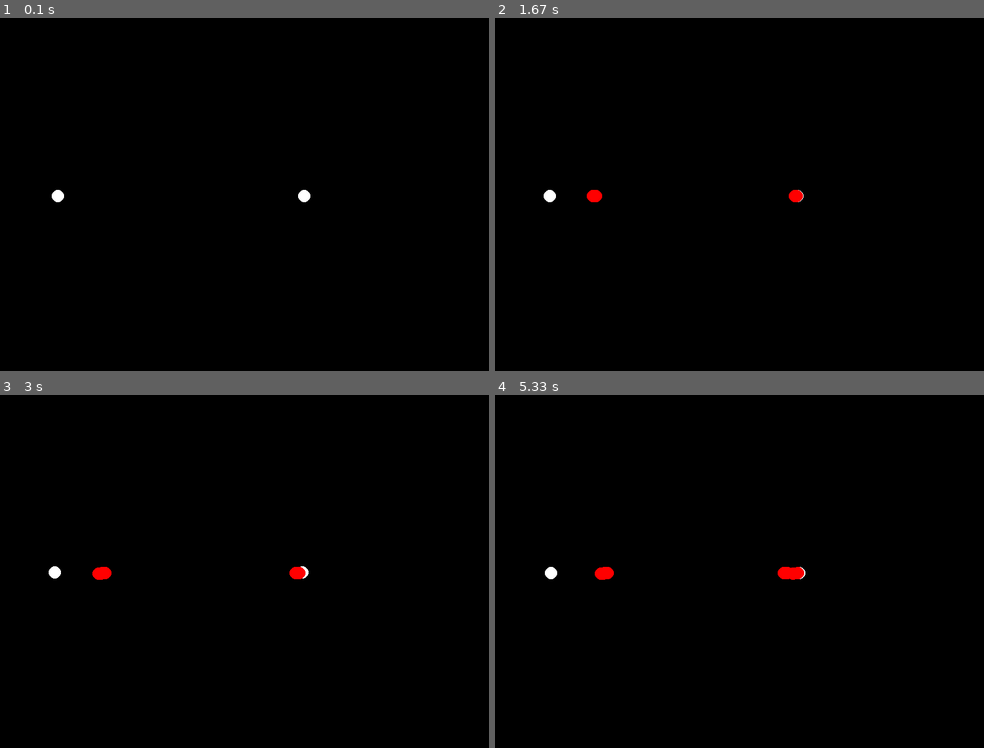
Above: before the commit, frames 1-4 (two rows, left to right).
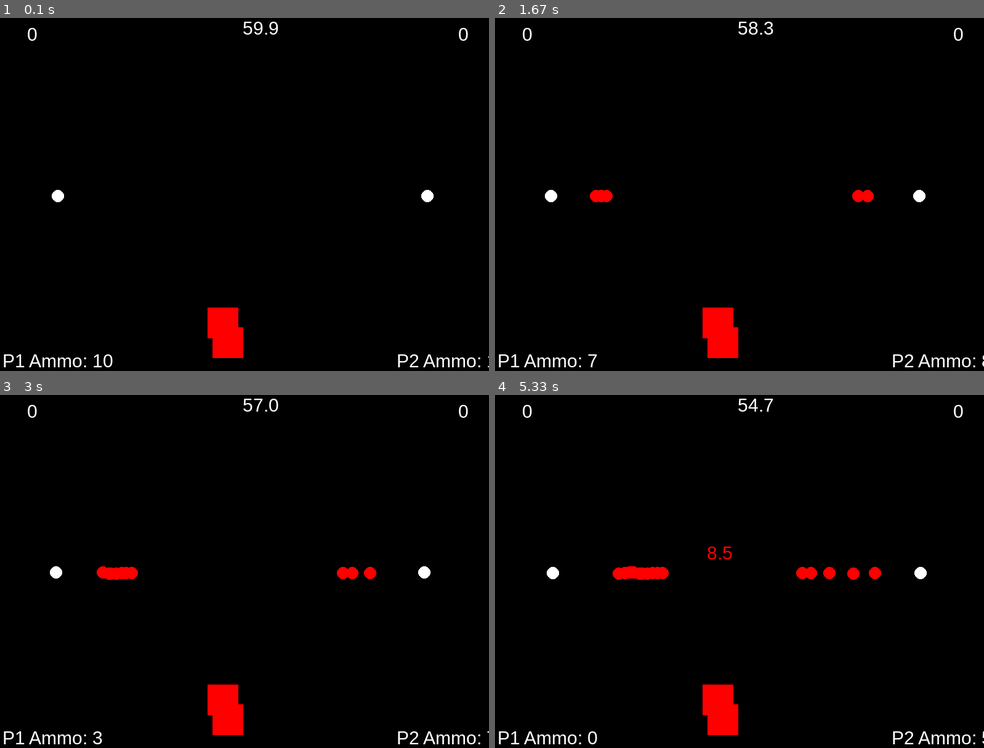
Above: after the commit, the same moments.

Repository: Nicuribeg/CGT115-Repo
Game: pygame game, started from Gunfight/main.py
The game is run twice, just before and just after one commit, with the same random seed, the same clock (stepped at 60 frames per second) and the same inputs.
Inputs:
- Up to frame 1 (0.1 s): no input
- Up to frame 2 (1.67 s): hold Right Shift 0.33-0.87 s; hold Left 0.33-0.87 s; hold Left 0.9-1.43 s; hold A 0.9-1.43 s; tap Shift at 0.97, 1.27, 1.53 s; tap Right Shift at 1.05 s; hold Down from 1.47 s (still down); hold S from 1.47 s (still down)
- Up to frame 3 (3 s): release Down at 1.77 s; release S at 1.77 s; hold Left 1.8-2.2 s; hold A 1.8-2.2 s; tap Shift at 1.87, 2.17, 2.3, 2.7 s; hold Up 2.23-2.6 s; hold W 2.23-2.6 s; tap Right Shift at 2.38 s; hold Right from 2.63 s (still down); hold D from 2.63 s (still down)
- Up to frame 4 (5.33 s): tap Shift at 3, 3.37, 3.77, 4.07, 4.27, 4.57, 4.77, 5.1 s; release Right at 3.27 s; release D at 3.27 s; hold Down 3.3-3.67 s; hold S 3.3-3.67 s; hold Left 3.7-4.17 s; hold A 3.7-4.17 s; tap Right Shift at 3.85, 5.18 s; hold Right 4.2-4.67 s; hold D 4.2-4.67 s; hold Up 4.7-5 s; hold W 4.7-5 s; hold Right from 5.03 s (still down); hold D from 5.03 s (still down)

The runs differ from the first frame. In frame 1, 1.8% of the frame differs, in the area x 0-100%, y 1-99%; in frame 2, 2.0%; in frame 3, 2.2%; in frame 4, 2.7%.

Commit message:
Finished Gameplay Code

Diff:
--- a/Gunfight/main.py
+++ b/Gunfight/main.py
@@ -2,29 +2,65 @@
 import time
 import pygame
 import random
-import threading
-
-#Python yells at me if I don't put anything in the functions so this is a placeholder if needed
-TestDud = "REPLACE ME"
+
 
 #constants and globals
-score1=0
-score2=0
+score_1=0
+score_2=0
 playermove = 0.075
 done = False
+game_timer_duration = 60
+start_position_p1 = (100,300)
+start_position_p2 = (700,300)
+
+
+timer_active = False
+timer_end_time = 0
+timer_started = False
+timer_has_run = False
+
+round_reset_pending = False
+reset_delay = 0
+reset_timer_start = 0
+
+game_duration = 60
+game_timer_start = 0
+game_timer_active = False
+game_over = False
+winner_message = ""
 
 #timers
-def gametimer(seconds):
-    TestDud
+def roundtimer():
+    global timer_active
+    global timer_start_time
+    global timer_started
+    global round_reset_pending
+    global reset_timer_start
+
+    if timer_started and timer_active:
+        current_time = time.time()
+        remaining = timer_start_time - current_time
+
+        if remaining > 0:
+            timer_text = font.render(f"{remaining:.1f}", True, (255, 0, 0))
+            screen.blit(timer_text, (350, 250))
+        else:
+            timer_active = False
+            timer_started = False
+
+            round_reset_pending = True
+            reset_timer_start = time.time()
+
 
 
 #collisions
-COLLTYPE_LEFT = 1
-COLLTYPE_RIGHT = 2
-COLLTYPE_BULLET = 3
-COLLTYPE_PLAYER = 4
-COLLTYPE_OBSTACLE = 5
-# PLAYER FUNCTIONS
+COLLTYPE_BULLET = 1
+COLLTYPE_PLAYER = 2
+COLLTYPE_OBSTACLE = 3
+
+CAT_PLAYER = 0x0001
+CAT_BULLET = 0x0002
+
 
 #Player 1 Mover
 def MovePlayer1(body, shape, left, right, up, down):
@@ -39,15 +75,16 @@
         deltaY = deltaY + playermove
     if down:
         deltaY = deltaY - playermove
-    bounds = shape.bb
-    width = bounds.right - bounds.left
-    height = bounds.bottom - bounds.top
-    newX = pos.x+deltaX
-#    newX = max(newX, width/2+20)
-#    newX = min(newX, 780-width/2)
+
+    newX = pos.x + deltaX
     newY = pos.y + deltaY
-#    newY = max(newY, height/2+20)
-#    newY = min(newY, 780-height/2)
+
+    newX = max(newX, 10)
+    newX = min(newX, 220)
+
+    newY = max(newY, 10)
+    newY = min(newY, 590)
+
     body.position = (newX, newY)
 
 def MovePlayer2(body, shape, left, right, up, down):
@@ -62,18 +99,43 @@
         deltaY = deltaY + playermove
     if down:
         deltaY = deltaY - playermove
-    bounds = shape.bb
-    width = bounds.right - bounds.left
-    height = bounds.bottom - bounds.top
-    newX = pos.x+deltaX
-#    newX = max(newX, width/2+20)
-#    newX = min(newX, 780-width/2)
+
+    newX = pos.x + deltaX
     newY = pos.y + deltaY
-#    newY = max(newY, height/2+20)
-#    newY = min(newY, 780-height/2)
+
+    newX = max(newX, 580)
+    newX = min(newX, 790)
+
+    newY = max(newY, 10)
+    newY = min(newY, 590)
+
     body.position = (newX, newY)
 
 
+# obstacle creations
+obstacles = []
+
+
+def create_static_obstacles():
+    global obstacles
+
+    for body, shape in obstacles:
+        space.remove(shape, body)
+    obstacles = []
+
+    for _ in range(3):
+        x = random.randint(300, 450)
+        y = random.randint(40, 740)
+
+        body = pymunk.Body(body_type=pymunk.Body.STATIC)
+        body.position = (x, y)
+
+        shape = pymunk.Poly.create_box(body, (50, 50))
+        shape.collision_type = COLLTYPE_OBSTACLE
+        shape.filter = pymunk.ShapeFilter(categories=CAT_PLAYER, mask=CAT_BULLET)
+
+        space.add(body, shape)
+        obstacles.append((body, shape))
 
 # round structuring
 
@@ -82,23 +144,31 @@
 pygame.font.init()
 screen = pygame.display.set_mode((800, 600))
 space = pymunk.Space()
+create_static_obstacles()
 space.gravity = (0, 0)
 # load font
 font = pygame.font.SysFont('Arial', 30)
+game_timer_start = time.time()
+game_timer_active = True
 
 #player creation
-circleBody1 = pymunk.Body( 1, 100)
-circleBody1.position = (100, 300)
-circleShape1 = pymunk.Circle(circleBody1, 10)
-circleShape1.filter = pymunk.ShapeFilter(group=1)
-space.add(circleBody1, circleShape1)
-
-
-circleBody2 = pymunk.Body( 1, 100)
-circleBody2.position = (500, 300)
-circleShape2 = pymunk.Circle(circleBody2, 10)
-circleShape2.filter = pymunk.ShapeFilter(group=2)
-space.add(circleBody2, circleShape2)
+circle_body_1 = pymunk.Body(body_type=pymunk.Body.KINEMATIC)
+circle_body_1.position = (100, 300)
+circle_shape_1 = pymunk.Circle(circle_body_1, 10)
+circle_shape_1.collision_type = COLLTYPE_PLAYER
+circle_shape_1.filter = pymunk.ShapeFilter(categories=CAT_PLAYER, mask=CAT_BULLET)
+space.add(circle_body_1, circle_shape_1)
+
+
+circle_body_2 = pymunk.Body(body_type=pymunk.Body.KINEMATIC)
+circle_body_2.position = (700, 300)
+circle_shape_2 = pymunk.Circle(circle_body_2, 10)
+circle_shape_2.collision_type = COLLTYPE_PLAYER
+circle_shape_2.filter = pymunk.ShapeFilter(categories=CAT_PLAYER, mask=CAT_BULLET)
+space.add(circle_body_2, circle_shape_2)
+
+
+
 
 #bullet creations
 def fireLeftBullet(gameSpace,player_body):
@@ -110,11 +180,12 @@
     spawnDistance = 35
     bulletBody.position = (bulletSpawnX + spawnDistance, bulletSpawnY)
     bulletShape = pymunk.Circle(bulletBody, 5)
+    bulletShape.collision_type = COLLTYPE_BULLET
     bulletShape.friction = 0
-    bulletShape.filter = (pymunk.ShapeFilter(group=1))
+    bulletShape.filter = pymunk.ShapeFilter(categories=CAT_BULLET, mask=CAT_PLAYER)
 
     gameSpace.add(bulletBody, bulletShape)
-    bulletBody.velocity = (5, 0)
+    bulletBody.velocity = (25, 0)
 
     return bulletBody
 
@@ -125,19 +196,85 @@
     bulletMoment = pymunk.moment_for_circle(bulletMass,0,5)
     bulletBody = pymunk.Body(bulletMass, bulletMoment)
     spawnDistance = 35
-    bulletBody.position = (bulletSpawnX + spawnDistance, bulletSpawnY)
+    bulletBody.position = (bulletSpawnX - spawnDistance, bulletSpawnY)
     bulletShape = pymunk.Circle(bulletBody, 5)
+    bulletShape.collision_type = COLLTYPE_BULLET
     bulletShape.friction = 0
-    bulletShape.filter = (pymunk.ShapeFilter(group=2))
+    bulletShape.filter = pymunk.ShapeFilter(categories=CAT_BULLET, mask=CAT_PLAYER)
 
 
     gameSpace.add(bulletBody, bulletShape)
-    bulletBody.velocity = (-5, 0)
+    bulletBody.velocity = (-25, 0)
 
     return bulletBody
 
-bullets1 = []
-bullets2 = []
+#Bullet Collisions
+
+
+def remove_bullet(arbiter, space, data):
+    bullet_shape = arbiter.shapes[0]
+    player_shape = arbiter.shapes[1]
+    bullet_body = bullet_shape.body
+    shape_a, shape_b = arbiter.shapes
+
+    if shape_a.collision_type == COLLTYPE_BULLET:
+        bullet_shape = shape_a
+        player_shape = shape_b
+    else:
+        bullet_shape = shape_b
+        player_shape = shape_a
+
+
+    space.remove(bullet_shape, bullet_shape.body)
+
+
+    global score_1
+    global score_2
+    if player_shape.body == circle_body_1:
+        score_1 += 1
+    elif player_shape.body == circle_body_2:
+        score_2 += 1
+    if bullet_body in bullets_1:
+        bullets_1.remove(bullet_body)
+    elif bullet_body in bullets_2:
+        bullets_2.remove(bullet_body)
+
+    global round_reset_pending, reset_timer_start
+    round_reset_pending = True
+    reset_timer_start = time.time()
+
+    return True
+
+handler = space.add_collision_handler(COLLTYPE_BULLET, COLLTYPE_PLAYER)
+handler.post_solve = remove_bullet
+
+bullets_1 = []
+bullets_2 = []
+
+def remove_bullet_from_obstacle(arbiter, space, data):
+    bullet_shape = None
+    obstacle_shape = None
+
+    for shape in arbiter.shapes:
+        if shape.collision_type == COLLTYPE_BULLET:
+            bullet_shape = shape
+        elif shape.collision_type == COLLTYPE_OBSTACLE:
+            obstacle_shape = shape
+
+    if bullet_shape:
+        bullet_body = bullet_shape.body
+        space.remove(bullet_shape, bullet_body)
+
+        if bullet_body in bullets_1:
+            bullets_1.remove(bullet_body)
+        elif bullet_body in bullets_2:
+            bullets_2.remove(bullet_body)
+
+    return True
+
+obstacle_handler = space.add_collision_handler(COLLTYPE_BULLET, COLLTYPE_OBSTACLE)
+obstacle_handler.post_solve = remove_bullet_from_obstacle
+
 #Game Loop
 leftArrowDown = False
 rightArrowDown = False
@@ -147,12 +284,10 @@
 DKeyDown = False
 WKeyDown = False
 SKeyDown = False
-#LeftShiftDown = False
-RightShiftDown = False
 
 roundActive = False
-ammo1 = 6
-ammo2 = 6
+ammo_1 = 10
+ammo_2 = 10
 
 out_of_ammo1 = False
 out_of_ammo2 = False
@@ -180,14 +315,14 @@
                 SKeyDown = True
             if event.key == pygame.K_LSHIFT:
                 if out_of_ammo1 == False:
-                    newBullet = fireLeftBullet(space, circleBody1)
-                    bullets1.append(newBullet)
-                    ammo1 = ammo1 - 1
+                    newBullet = fireLeftBullet(space, circle_body_1)
+                    bullets_1.append(newBullet)
+                    ammo_1 = ammo_1 - 1
             if event.key == pygame.K_RSHIFT:
                 if out_of_ammo2 == False:
-                    newBullet = fireRightBullet(space, circleBody2)
-                    bullets2.append(newBullet)
-                    ammo2 = ammo2 - 1
+                    newBullet = fireRightBullet(space, circle_body_2)
+                    bullets_2.append(newBullet)
+                    ammo_2 = ammo_2 - 1
             if event.key == pygame.K_RSHIFT:
                 RightShiftDown = True
         if event.type == pygame.KEYUP:
@@ -210,26 +345,129 @@
 
 
 
-    MovePlayer1(circleBody1, circleShape1, leftArrowDown, rightArrowDown, downArrowDown, upArrowDown)
+    #Initializes movement and draws players
+    MovePlayer1(circle_body_1, circle_shape_1, AKeyDown, DKeyDown, SKeyDown, WKeyDown)
     space.step(1 / 60.0)
     screen.fill((0, 0, 0))
-    circle1X = int(circleBody1.position.x)
-    circle1Y = int(circleBody1.position.y)
+    circle1X = int(circle_body_1.position.x)
+    circle1Y = int(circle_body_1.position.y)
     pygame.draw.circle(screen, (255, 255, 255), (circle1X, circle1Y), 10)
-    MovePlayer2(circleBody2, circleShape2, AKeyDown, DKeyDown, SKeyDown, WKeyDown)
-    circle2X = int(circleBody2.position.x)
-    circle2Y = int(circleBody2.position.y)
+    MovePlayer2(circle_body_2, circle_shape_2, leftArrowDown, rightArrowDown, downArrowDown, upArrowDown)
+    circle2X = int(circle_body_2.position.x)
+    circle2Y = int(circle_body_2.position.y)
     pygame.draw.circle(screen, (255, 255, 255), (circle2X, circle2Y), 10)
 
-    for bullet in bullets1:
+    #Draws Obstacles
+    for body, shape in obstacles:
+        x = int(body.position.x)
+        y = int(body.position.y)
+        pygame.draw.rect(screen, (255,0,0) ,(x-25,y-25,50,50))
+
+    #Draws bullets for each player
+    for bullet in bullets_1:
         pos = bullet.position
         pygame.draw.circle(screen, (255, 0, 0), (int(pos.x), int(pos.y)), 10)
-    for bullet in bullets2:
+    for bullet in bullets_2:
         pos = bullet.position
         pygame.draw.circle(screen, (255, 0, 0), (int(pos.x), int(pos.y)), 10)
-    pygame.display.update()
-
-    if ammo1 <= 0:
+    ammo_text1 = font.render(f"P1 Ammo: {ammo_1}", True, (255, 255, 255))
+    ammo_text2 = font.render(f"P2 Ammo: {ammo_2}", True, (255, 255, 255))
+    score_text1 = font.render(f"{score_1}", True, (255, 255, 255))
+    score_text2 = font.render(f"{score_2}", True, (255, 255, 255))
+    screen.blit(ammo_text1, (10, 550))
+    screen.blit(ammo_text2, (650, 550))
+    screen.blit(score_text1, (50, 20))
+    screen.blit(score_text2, (750, 20))
+
+    roundtimer()
+
+    #Starts round timer when either player runs out of ammo
+    if (ammo_1 <= 0 or ammo_2 <= 0) and not timer_active and not timer_has_run:
+        timer_active = True
+        timer_started = True
+        timer_start_time = time.time() + 10
+        timer_has_run = True
+
+    if ammo_1 <= 0:
         out_of_ammo1 = True
-    if ammo2 <= 0:
+    if ammo_2 <= 0:
         out_of_ammo2 = True
+
+    #Function that resets the round
+    def reset_round():
+        global round_reset_pending, score_1, score_2
+        global bullets_1, bullets_2
+
+
+        circle_body_1.position = start_position_p1
+        circle_body_2.position = start_position_p2
+
+        for shape in list(space.shapes):
+            if shape.collision_type == COLLTYPE_BULLET:
+                body = shape.body
+                space.remove(shape, body)
+
+        bullets_1.clear()
+        bullets_2.clear()
+
+        global ammo_1
+        global ammo_2
+        global out_of_ammo1
+        global out_of_ammo2
+        ammo_1 = 10
+        ammo_2 = 10
+        out_of_ammo1 = False
+        out_of_ammo2 = False
+
+        global timer_active
+        global timer_started
+        global timer_has_run
+        timer_active = False
+        timer_started = False
+        timer_has_run = False
+
+        create_static_obstacles()
+
+
+    if round_reset_pending:
+        current_time = time.time()
+        if current_time - reset_timer_start >= reset_delay:
+            reset_round()
+            round_reset_pending = False
+
+    if game_timer_active and not game_over:
+        current_time = time.time()
+        elapsed = current_time - game_timer_start
+        remaining = game_duration - elapsed
+
+        if remaining > 0:
+            timer_text = font.render(f"{remaining:.1f}", True, (255, 255, 255))
+            screen.blit(timer_text, (400, 10))  # Center top
+        else:
+            round_timer_active = False
+            game_over = True
+            if score_1 > score_2:
+                winner_message = f"P1 Wins"
+            elif score_2 > score_1:
+                winner_message = f"P2 Wins"
+            else:
+                winner_message = f"It's a Draw"
+
+            print("Game Over. " + winner_message)
+
+        if game_over:
+            overlay = pygame.Surface((800, 600))
+            overlay.set_alpha(128)
+            overlay.fill((0, 0, 0))
+            screen.blit(overlay, (0, 0))
+
+            win_font = pygame.font.SysFont('Arial', 50, bold=True)
+            win_text = win_font.render(winner_message, True, (255, 255, 0))
+            text_rect = win_text.get_rect(center=(400, 300))
+            screen.blit(win_text, text_rect)
+
+            pygame.display.update()
+            time.sleep(2)
+            done == True
+
+        pygame.display.update()
